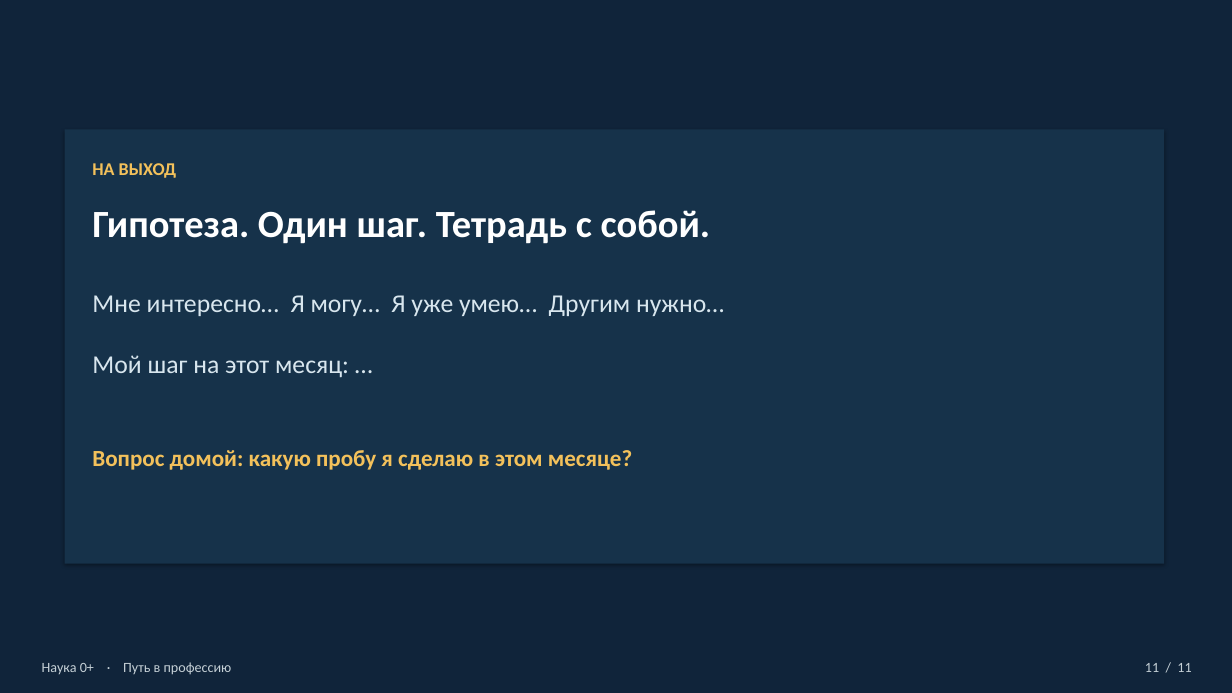
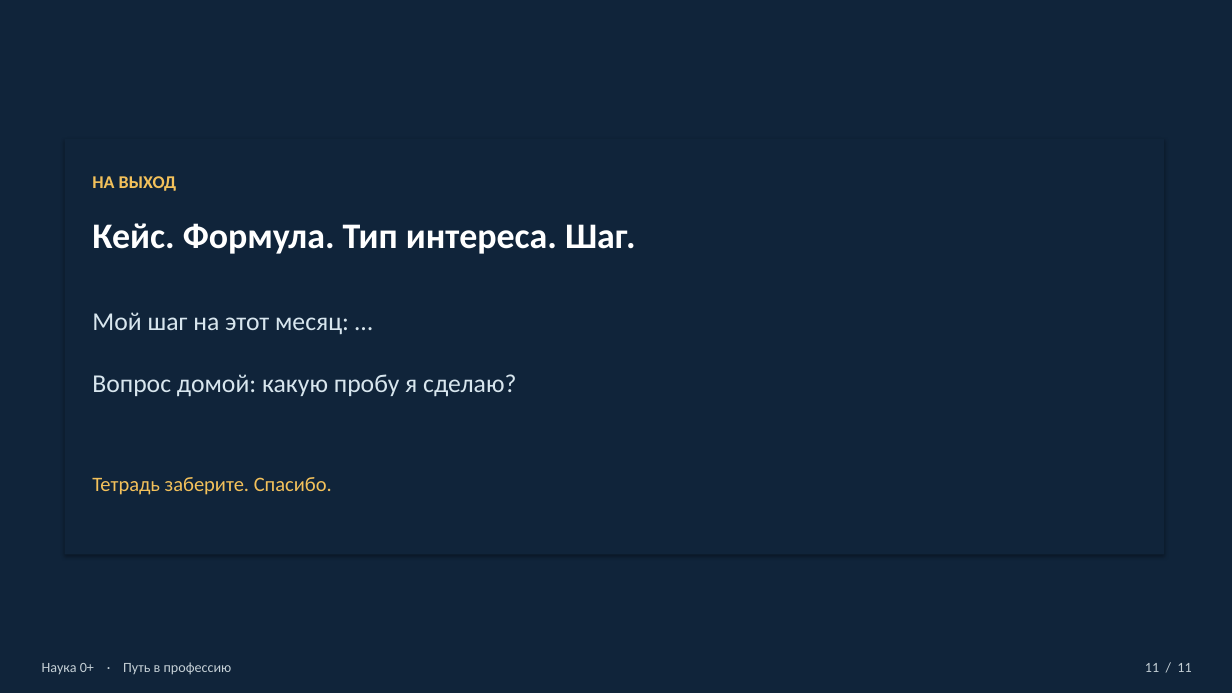
Before and after one commit to Sema917/-tourism, a slide deck: slide 11 of materials/Путь_в_профессию_презентация_20_минут.pptx. Drawn at 1232x693 pixels with LibreOffice and Linux fonts; fonts in the diff are those of the drawing; background and template pictures are left out; a plain dark background stands for a picture behind light text. Boxes give left, top, right and bottom in pixels: in the first picture for what was removed or moved away, otherwise in the second. Text is boxed around its words. In the diff, an @@ line names an element or a change of style, - is before the commit and + after.

```diff
--- a/materials/Путь_в_профессию_презентация_20_минут.pptx
+++ b/materials/Путь_в_профессию_презентация_20_минут.pptx
@@ rectangle: place and size @@
-rectangle at box(65, 129, 1165, 564)
+rectangle at box(65, 139, 1165, 555)
@@ rectangle at box(65, 139, 1165, 555): fill #16324A to #10243A @@
@@ text "НА ВЫХОД": place and size @@
-text "НА ВЫХОД" at box(92, 163, 177, 178)
+text "НА ВЫХОД" at box(92, 176, 177, 191)
@@ text at box(92, 223, 636, 254): text changed; size 30 to 28 pt @@
-Гипотеза. Один шаг. Тетрадь с собой.
+Кейс. Формула. Тип интереса. Шаг.
@@ text at box(92, 312, 516, 397): text changed @@
-Мне интересно… Я могу… Я уже умею… Другим нужно…
-Мой шаг на этот месяц: …
+Мой шаг на этот месяц: …
+Вопрос домой: какую пробу я сделаю?
@@ text at box(92, 477, 332, 495): text changed; size 18 to 16 pt; bold off @@
-Вопрос домой: какую пробу я сделаю в этом месяце?
+Тетрадь заберите. Спасибо.
```
Also in this commit, not shown: 6 other slides changed, 4 slides added, 4 slides removed, 9 other files.
